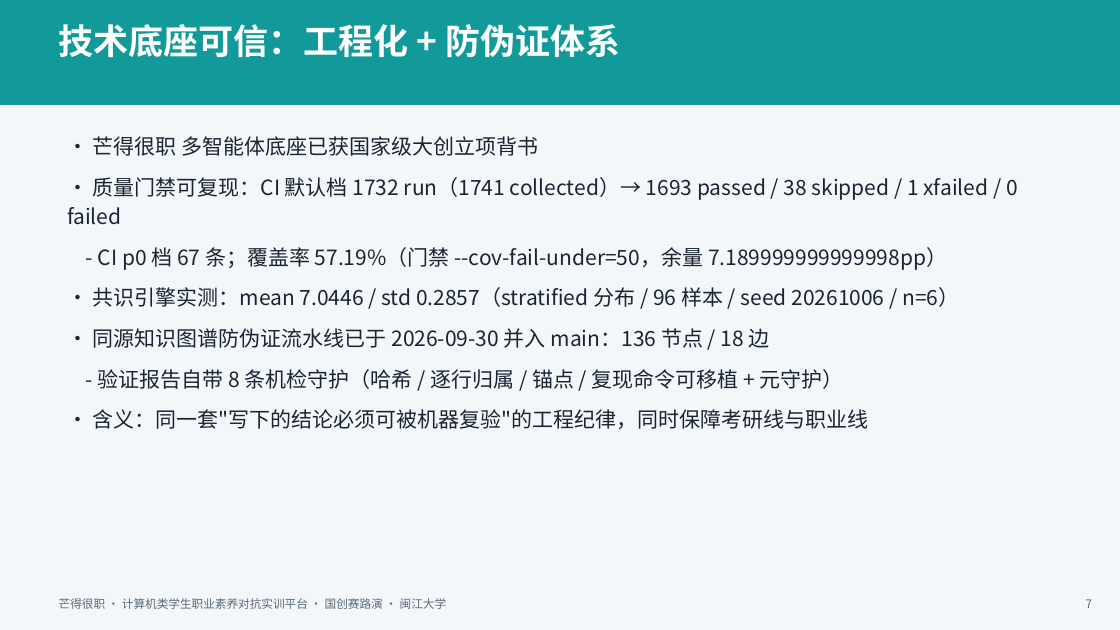
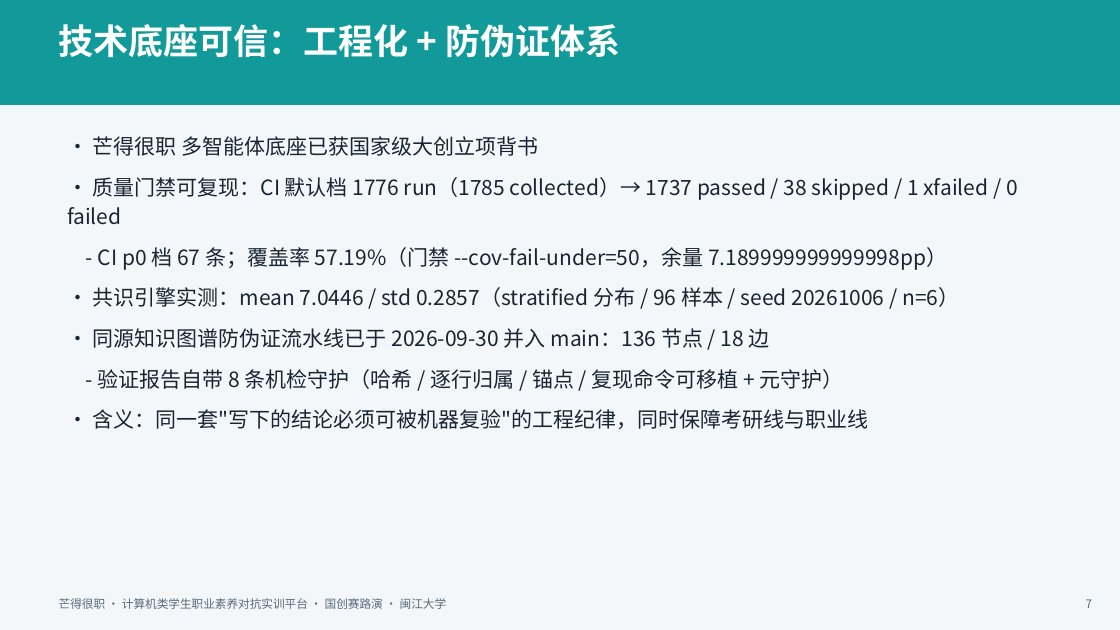
Before and after one commit to TrueFurina/MARS-408, a slide deck: slide 7 of deliverables/芒得很职-国创赛路演PPT-5分钟黄金路径.pptx. Drawn at 1120x630 pixels with LibreOffice and Linux fonts; fonts in the diff are those of the drawing. Boxes give left, top, right and bottom in pixels: in the first picture for what was removed or moved away, otherwise in the second. Text is boxed around its words. In the diff, an @@ line names an element or a change of style, - is before the commit and + after.

Commit message:
docs(metrics): 测试数族刷新 1693→1737（SAGE +44 条，CI run 39681618692）
CI 默认档真值随 2026-10-21 run 39681618692（head 2ba7e6b，266.31s，success）
刷新：1737 passed / 38 skipped / 9 deselected / 1 xfailed / 0 failed
（约 1785 collected，运行项 1776；step1 TOTAL 22666/8450 63%）。
增量 = SAGE 分级提示功能七提交新增 44 条测试；端点族与认证覆盖率不变
（261 ops / 243 paths、95.02%）。前一权威 1693/38/1（run 39467891052）作废。

同步范围（现状性陈述全部刷新；历史行/删除线行/禁改项按惯例保留）：
- SSOT：docs/TEST_TRUTH.md（权威口径 + 血缘枚举 + 覆盖率 run 指针）、docs/METRICS_CURRENT.md:81 链式段
- 活文档：AGENTS.md x2、README.md x2、README_EN.md x2、site/ 与 website/ 落地页各 4 处
- submission：00_提交清单.md 6 处 + 2026-10-22 同步记录；02 配套三份 md 及 docx 三份实体（同锚串平行，zip 完整性已验证）
- deliverables：证据页测试行、build_roadshow_pptx.py（METRICS 单一真值源）并重生成两份路演 pptx（逐页扫描验证）
- 对账账本：ci-backend-test-result.md 追加新权威节（旧 run 降级历史段）、deliverables/submission 两份 reconciliation doc 追加新节
- 其他：generate_demo_ppt.py 数据行、roadmap-2026-10-13.md as-of 块、SAGE 交接文档「7 commit 未推送」过期陈述订正（实测已推送，0/0 同步）

验收：check_landing_sync exit 0（两页 tests_passed=1737 / api_operations=261 / frontend_views=49）、
verify_metrics 9/9、scan_metric_occurrences 25 处对齐、honesty_scan 通过；
全仓 1693/1732/1741 残留仅剩历史行、删除线行、uv.lock 哈希与 benchmark 数据值等禁改项。

```diff
--- a/deliverables/芒得很职-国创赛路演PPT-5分钟黄金路径.pptx
+++ b/deliverables/芒得很职-国创赛路演PPT-5分钟黄金路径.pptx
@@ text at <box>67,177,1018,225</box>: text changed @@
-• 质量门禁可复现：CI 默认档 1732 run（1741 collected）→ 1693 passed / 38 skipped / 1 xfailed / 0 failed
+• 质量门禁可复现：CI 默认档 1776 run（1785 collected）→ 1737 passed / 38 skipped / 1 xfailed / 0 failed
```
Also in this commit, not shown: 23 other files.
